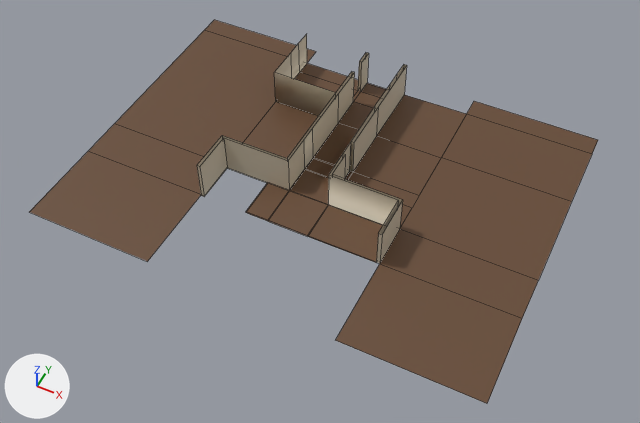
The FBX model Assets/Art/Meshes/Buildings/Main_Block_Interior_FL2.fbx, before and after one commit.
The view is the same before and after, from a camera (50 mm lens) standing at (23.5, -51.2, 58.4) and looking at (0.8, -5.9, 1.8). The lights are fixed; the arrows at lower left show +X, +Y and +Z. Mesh edges are drawn as thin lines.

The scene before the commit, as lines of its bpy script (objects in view):
```python
mat_main_block_wood = principled_material('Main_block_wood')
mat_main_block_wood.base_color = (0.133, 0.067, 0.0323)  # brown #664932
me_cube_013 = bpy.data.meshes.new('Cube.013')
me_cube_013.from_pydata(...)  # 115 vertices, 86 faces; spans x -19.9..19.9, y -14.8..14.8, z 0.3..3.9
# faces by material slot: [46, 40]
me_cube_013.materials.append(mat_main_block_walls)  # beige #ccc0a9
me_cube_013.materials.append(mat_main_block_wood)  # brown #664932
ob_fl2_interior = bpy.data.objects.new('FL2.Interior', me_cube_013)
ob_fl2_interior.location = (0.0, -3.4, 3.16)
ob_fl2_interior.rotation_euler = (0.0, 0.0, -3.142)  # degrees (0, 0, -180)
```
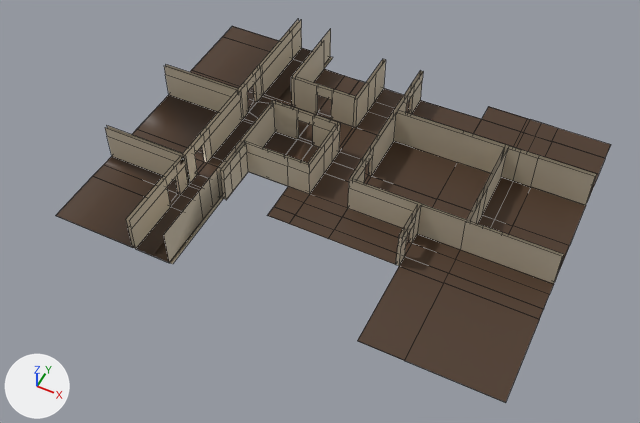
Changed parts and their boxes (x1, y1, x2, y2) in the pictures (640 x 423 px):
'FL2.Interior', recoloured, reshaped, moved, turned: before (29, 20, 598, 403); after (56, 20, 611, 403)
part 1 of me_cube_013, deleted (brown): before (29, 20, 598, 403)
part 2 of me_cube_013, built on (brown): after (56, 20, 611, 403)

What changed in the scene script:
```text
Change mat_main_block_wood:
    mat_main_block_wood.base_color: (0.133, 0.067, 0.0323) -> (0.07, 0.0364, 0.0182)  # brown #664932 -> brown #4b3625
Change me_cube_013:
    used by ob_fl2_interior; location = (0.0, -3.4, 3.16); rotation_euler = (0.0, 0.0, -3.142), in degrees (0, 0, -180)
    remove me_cube_013.from_pydata(...)  # 115 vertices, 86 faces; spans x -19.9..19.9, y -14.8..14.8, z 0.3..3.9
    add me_cube_013.from_pydata(...)  # 602 vertices, 486 faces; spans x -18.8..21.0, y -12.9..16.6, z -5.6..-2.1
    me_cube_013 part 1: the loose piece of 113 vertices spanning x -19.9..19.9, y -14.8..14.8, z 0.3..3.9 is deleted
    me_cube_013 part 2: 2 vertices removed from x -1.8..1.8, y -12.7, z 0.3; 602 vertices added at x -18.8..21.0, y -12.9..16.6, z -5.6..-2.1
Change ob_fl2_interior:
    ob_fl2_interior.location: (0.0, -3.4, 3.16) -> (0.0, 0.0, 0.0)
    ob_fl2_interior.rotation_euler: (0.0, 0.0, -3.142) -> (-3.142, 0.0, 0.0)  # degrees (0, 0, -180) -> degrees (-180, 0, 0)
```
